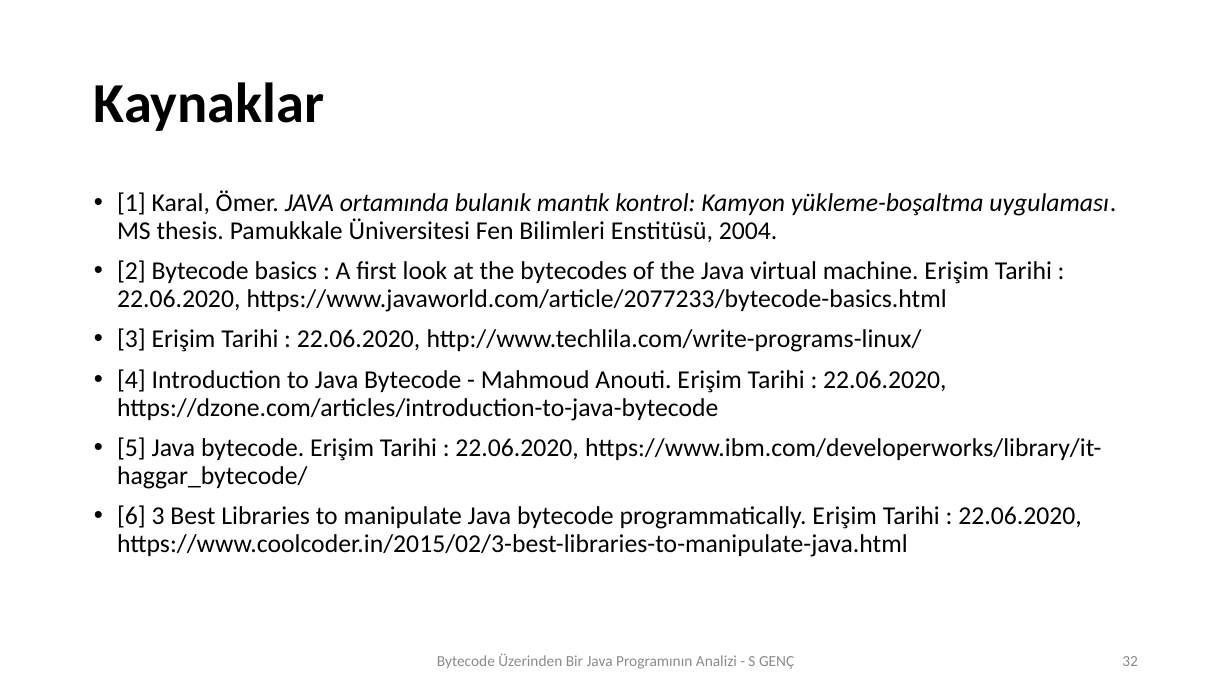
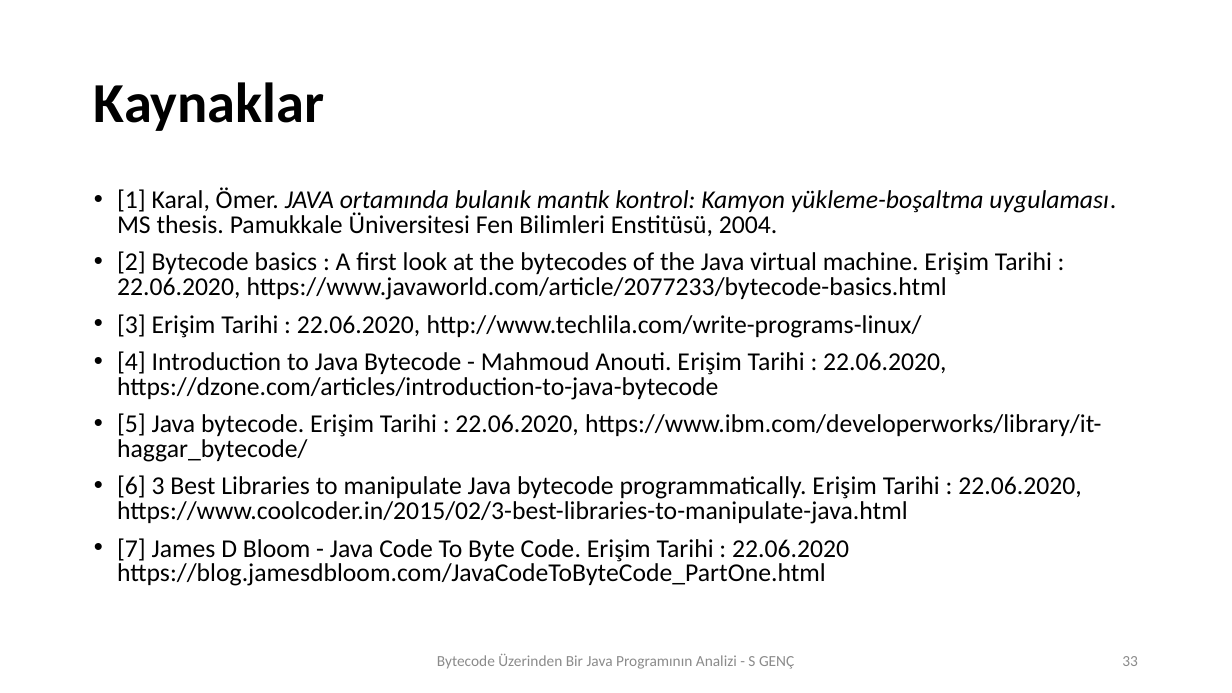
Before and after one commit to SevdanurGENC/ConvertToByteCode, a slide deck: slide 33 of SeminerSunumuII.pptx (slide 32 before the commit). Drawn at 1232x693 pixels with LibreOffice and Linux fonts; fonts in the diff are those of the drawing. Boxes give left, top, right and bottom in pixels: in the first picture for what was removed or moved away, otherwise in the second. Text is boxed around its words. In the diff, an @@ line names an element or a change of style, - is before the commit and + after.

```diff
--- a/SeminerSunumuII.pptx
+++ b/SeminerSunumuII.pptx
@@ text at [117,187,1116,524]: line spacing 0.9 to 0.8 @@
@@ text at [117,538,849,586]: paragraph added @@
+• [7] James D Bloom - Java Code To Byte Code. Erişim Tarihi : 22.06.2020 https://blog.jamesdbloom.com/JavaCodeToByteCode_PartOne.html
@@ page number at [1122,656,1138,666]: text changed @@
-32
+33
```
Also in this commit, not shown: 10 other slides changed, 1 slide added.
